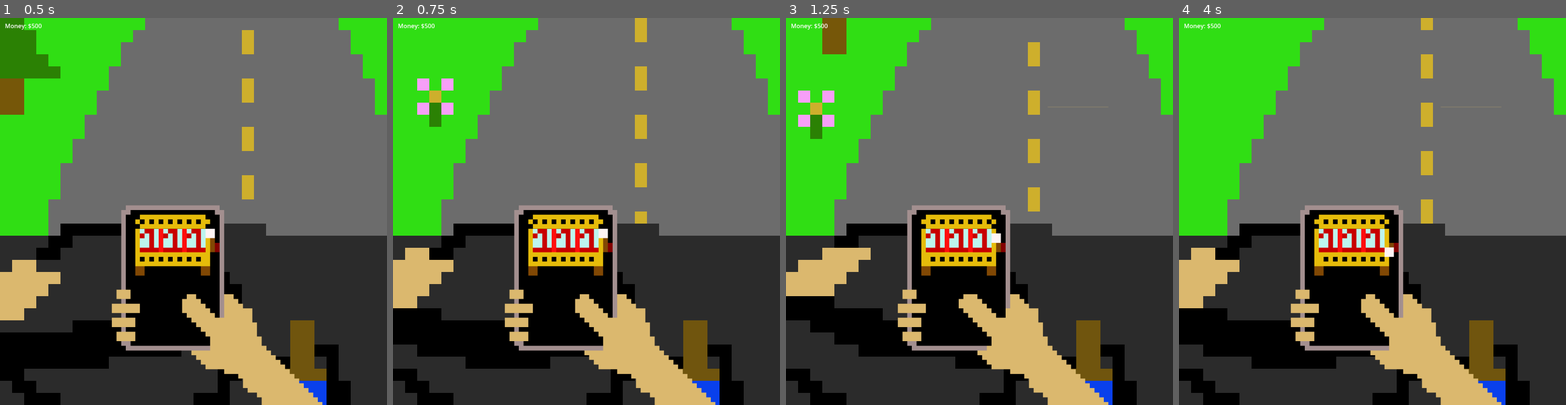
Above: before the commit, frames 1-4 (left to right).
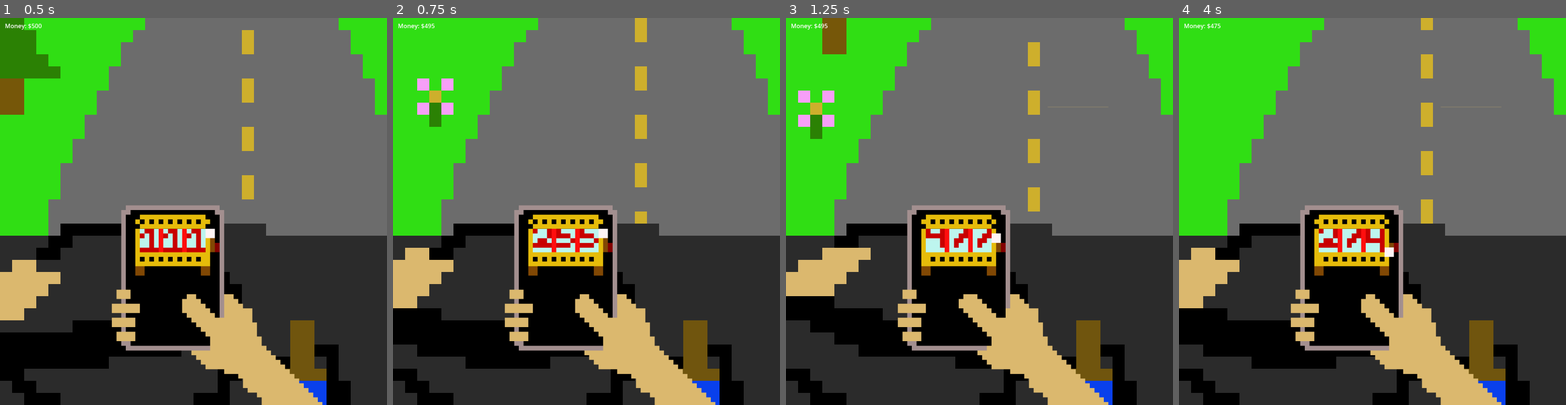
Above: after the commit, the same moments.

Repository: airo4858/we_love_gambling
Game: Godot game, scene res://main.tscn
Same seed, same stepped clock (60 frames per second), same inputs: the game is played once before the commit and once after it.
Inputs (mouse positions are in pixels of both pictures, inside the frame that each line leads up to):
- Up to frame 1 (0.5 s): no input
- Up to frame 2 (0.75 s): move the mouse to (671, 192) at 0.52 s; click (671, 192) at 0.67 s
- Up to frame 3 (1.25 s): no input
- Up to frame 4 (4 s): move the mouse to (1295, 230) at 1.27 s; click (1295, 230) at 1.42 s; move the mouse to (1411, 126) at 2.02 s; click (1411, 126) at 2.17 s; move the mouse to (1353, 288) at 2.77 s; click (1353, 288) at 2.92 s; move the mouse to (1488, 269) at 3.52 s; click (1488, 269) at 3.67 s

Frame 1 is identical in both runs. In frame 2, 0.6% of the frame differs, in the area x 8-54%, y 1-61%; in frame 3, 0.6%; in frame 4, 0.7%.

Commit message:
working slot animation

Diff:
--- /dev/null
+++ b/hud.gd
@@ -0,0 +1,7 @@
+extends CanvasLayer
+
+var money : int = 500
+
+func go_gambling(num : int):
+	money -= num
+	$Money.text = "Money: $" + str(money)
--- a/hud.tscn
+++ b/hud.tscn
@@ -1,8 +1,11 @@
-[gd_scene format=3 uid="uid://dlq41jbuqoxoh"]
+[gd_scene load_steps=2 format=3 uid="uid://dlq41jbuqoxoh"]
+
+[ext_resource type="Script" path="res://hud.gd" id="1_h7v1e"]
 
 [node name="HUD" type="CanvasLayer"]
+script = ExtResource("1_h7v1e")
 
-[node name="Label" type="Label" parent="."]
+[node name="Money" type="Label" parent="."]
 offset_left = 13.0
 offset_top = 9.0
 offset_right = 124.0
--- a/main.gd
+++ b/main.gd
@@ -3,14 +3,66 @@
 var slot1_number: int
 var slot2_number: int
 var slot3_number: int
+var gambling_state : bool = true
+@export var money : int = 500
 
 func _input(event):
 	if (event is InputEventMouseButton):
-		slot1_number = randf()*7
-		slot2_number = randf()*7
-		slot3_number = randf()*7
-		get_node("Phone").get_node("AnimationPhone").play("yes_gambling")
+		if (event.button_index == 1 and event.is_pressed()):
+			if gambling_state:
+				gambling_state = false
+				slot1_number = randf()*7
+				slot2_number = randf()*7
+				slot3_number = randf()*7
+				get_node("Phone").get_node("AnimationPhone").play("yes_gambling")
+				get_tree().get_root().get_node("Main/HUD").go_gambling(5)
+				#SLOT 1
+				if (slot1_number == 1):
+					get_node("Slot1").get_node("AnimationSlots").play("running_1")
+				elif (slot1_number == 2):
+					get_node("Slot1").get_node("AnimationSlots").play("running_2")
+				elif (slot1_number == 3):
+					get_node("Slot1").get_node("AnimationSlots").play("running_3")
+				elif (slot1_number == 4):
+					get_node("Slot1").get_node("AnimationSlots").play("running_4")
+				elif (slot1_number == 5):
+					get_node("Slot1").get_node("AnimationSlots").play("running_5")
+				elif (slot1_number == 6):
+					get_node("Slot1").get_node("AnimationSlots").play("running_6")
+				elif (slot1_number == 7):
+					get_node("Slot1").get_node("AnimationSlots").play("running_7")
+				#SLOT 2
+				if (slot2_number == 1):
+					get_node("Slot2").get_node("AnimationSlots").play("running_1")
+				elif (slot2_number == 2):
+					get_node("Slot2").get_node("AnimationSlots").play("running_2")
+				elif (slot2_number == 3):
+					get_node("Slot2").get_node("AnimationSlots").play("running_3")
+				elif (slot2_number == 4):
+					get_node("Slot2").get_node("AnimationSlots").play("running_4")
+				elif (slot2_number == 5):
+					get_node("Slot2").get_node("AnimationSlots").play("running_5")
+				elif (slot2_number == 6):
+					get_node("Slot2").get_node("AnimationSlots").play("running_6")
+				elif (slot2_number == 7):
+					get_node("Slot2").get_node("AnimationSlots").play("running_7")
+				#SLOT 3
+				if (slot3_number == 1):
+					get_node("Slot3").get_node("AnimationSlots").play("running_1")
+				elif (slot3_number == 2):
+					get_node("Slot3").get_node("AnimationSlots").play("running_2")
+				elif (slot3_number == 3):
+					get_node("Slot3").get_node("AnimationSlots").play("running_3")
+				elif (slot3_number == 4):
+					get_node("Slot3").get_node("AnimationSlots").play("running_4")
+				elif (slot3_number == 5):
+					get_node("Slot3").get_node("AnimationSlots").play("running_5")
+				elif (slot3_number == 6):
+					get_node("Slot3").get_node("AnimationSlots").play("running_6")
+				elif (slot3_number == 7):
+					get_node("Slot3").get_node("AnimationSlots").play("running_7")
 
+				gambling_state = true
 
 func _process(_delta):
 	$AnimationBackground.play("basic_driving")
--- a/main.tscn
+++ b/main.tscn
@@ -5,6 +5,57 @@
 [ext_resource type="PackedScene" uid="uid://6raoth6r1eah" path="res://phone.tscn" id="3_5yekr"]
 [ext_resource type="PackedScene" uid="uid://cyu1rhlco2pfl" path="res://numbers.tscn" id="4_vvw5d"]
 [ext_resource type="PackedScene" uid="uid://dlq41jbuqoxoh" path="res://hud.tscn" id="5_pmxti"]
+
+[sub_resource type="Animation" id="Animation_556iv"]
+length = 0.001
+tracks/0/type = "value"
+tracks/0/imported = false
+tracks/0/enabled = true
+tracks/0/path = NodePath("Background:texture")
+tracks/0/interp = 1
+tracks/0/loop_wrap = true
+tracks/0/keys = {
+"times": PackedFloat32Array(0),
+"transitions": PackedFloat32Array(1),
+"update": 1,
+"values": [ExtResource("1_nnwh0")]
+}
+tracks/1/type = "value"
+tracks/1/imported = false
+tracks/1/enabled = true
+tracks/1/path = NodePath("Background:hframes")
+tracks/1/interp = 1
+tracks/1/loop_wrap = true
+tracks/1/keys = {
+"times": PackedFloat32Array(0),
+"transitions": PackedFloat32Array(1),
+"update": 1,
+"values": [1]
+}
+tracks/2/type = "value"
+tracks/2/imported = false
+tracks/2/enabled = true
+tracks/2/path = NodePath("Background:vframes")
+tracks/2/interp = 1
+tracks/2/loop_wrap = true
+tracks/2/keys = {
+"times": PackedFloat32Array(0),
+"transitions": PackedFloat32Array(1),
+"update": 1,
+"values": [12]
+}
+tracks/3/type = "value"
+tracks/3/imported = false
+tracks/3/enabled = true
+tracks/3/path = NodePath("Background:frame")
+tracks/3/interp = 1
+tracks/3/loop_wrap = true
+tracks/3/keys = {
+"times": PackedFloat32Array(0),
+"transitions": PackedFloat32Array(1),
+"update": 1,
+"values": [0]
+}
 
 [sub_resource type="Animation" id="Animation_o8q3q"]
 resource_name = "basic_driving"
@@ -59,57 +110,6 @@
 "values": [0, 1, 2, 3, 4, 5, 6, 7, 8, 9, 10, 11]
 }
 
-[sub_resource type="Animation" id="Animation_556iv"]
-length = 0.001
-tracks/0/type = "value"
-tracks/0/imported = false
-tracks/0/enabled = true
-tracks/0/path = NodePath("Background:texture")
-tracks/0/interp = 1
-tracks/0/loop_wrap = true
-tracks/0/keys = {
-"times": PackedFloat32Array(0),
-"transitions": PackedFloat32Array(1),
-"update": 1,
-"values": [ExtResource("1_nnwh0")]
-}
-tracks/1/type = "value"
-tracks/1/imported = false
-tracks/1/enabled = true
-tracks/1/path = NodePath("Background:hframes")
-tracks/1/interp = 1
-tracks/1/loop_wrap = true
-tracks/1/keys = {
-"times": PackedFloat32Array(0),
-"transitions": PackedFloat32Array(1),
-"update": 1,
-"values": [1]
-}
-tracks/2/type = "value"
-tracks/2/imported = false
-tracks/2/enabled = true
-tracks/2/path = NodePath("Background:vframes")
-tracks/2/interp = 1
-tracks/2/loop_wrap = true
-tracks/2/keys = {
-"times": PackedFloat32Array(0),
-"transitions": PackedFloat32Array(1),
-"update": 1,
-"values": [12]
-}
-tracks/3/type = "value"
-tracks/3/imported = false
-tracks/3/enabled = true
-tracks/3/path = NodePath("Background:frame")
-tracks/3/interp = 1
-tracks/3/loop_wrap = true
-tracks/3/keys = {
-"times": PackedFloat32Array(0),
-"transitions": PackedFloat32Array(1),
-"update": 1,
-"values": [0]
-}
-
 [sub_resource type="AnimationLibrary" id="AnimationLibrary_ep53v"]
 _data = {
 "RESET": SubResource("Animation_556iv"),
@@ -122,7 +122,6 @@
 
 [node name="Background" type="Sprite2D" parent="."]
 position = Vector2(512, 509)
-scale = Vector2(1, 1)
 texture = ExtResource("1_nnwh0")
 vframes = 12
 
--- a/numbers.tscn
+++ b/numbers.tscn
@@ -1,61 +1,61 @@
 [gd_scene load_steps=18 format=3 uid="uid://cyu1rhlco2pfl"]
 
 [ext_resource type="Texture2D" uid="uid://d2nkkvvijcl36" path="res://NumberSlot1.png" id="1_moq6k"]
+
+[sub_resource type="Animation" id="Animation_rchr0"]
+length = 0.001
+tracks/0/type = "value"
+tracks/0/imported = false
+tracks/0/enabled = true
+tracks/0/path = NodePath("NumbersSprite:texture")
+tracks/0/interp = 1
+tracks/0/loop_wrap = true
+tracks/0/keys = {
+"times": PackedFloat32Array(0),
+"transitions": PackedFloat32Array(1),
+"update": 1,
+"values": [ExtResource("1_moq6k")]
+}
+tracks/1/type = "value"
+tracks/1/imported = false
+tracks/1/enabled = true
+tracks/1/path = NodePath("NumbersSprite:hframes")
+tracks/1/interp = 1
+tracks/1/loop_wrap = true
+tracks/1/keys = {
+"times": PackedFloat32Array(0),
+"transitions": PackedFloat32Array(1),
+"update": 1,
+"values": [1]
+}
+tracks/2/type = "value"
+tracks/2/imported = false
+tracks/2/enabled = true
+tracks/2/path = NodePath("NumbersSprite:vframes")
+tracks/2/interp = 1
+tracks/2/loop_wrap = true
+tracks/2/keys = {
+"times": PackedFloat32Array(0),
+"transitions": PackedFloat32Array(1),
+"update": 1,
+"values": [43]
+}
+tracks/3/type = "value"
+tracks/3/imported = false
+tracks/3/enabled = true
+tracks/3/path = NodePath("NumbersSprite:frame")
+tracks/3/interp = 1
+tracks/3/loop_wrap = true
+tracks/3/keys = {
+"times": PackedFloat32Array(0),
+"transitions": PackedFloat32Array(1),
+"update": 1,
+"values": [0]
+}
 
 [sub_resource type="Animation" id="Animation_1onc6"]
 resource_name = "idle_1"
 step = 0.0416667
-tracks/0/type = "value"
-tracks/0/imported = false
-tracks/0/enabled = true
-tracks/0/path = NodePath("NumbersSprite:texture")
-tracks/0/interp = 1
-tracks/0/loop_wrap = true
-tracks/0/keys = {
-"times": PackedFloat32Array(0),
-"transitions": PackedFloat32Array(1),
-"update": 1,
-"values": [ExtResource("1_moq6k")]
-}
-tracks/1/type = "value"
-tracks/1/imported = false
-tracks/1/enabled = true
-tracks/1/path = NodePath("NumbersSprite:hframes")
-tracks/1/interp = 1
-tracks/1/loop_wrap = true
-tracks/1/keys = {
-"times": PackedFloat32Array(0),
-"transitions": PackedFloat32Array(1),
-"update": 1,
-"values": [1]
-}
-tracks/2/type = "value"
-tracks/2/imported = false
-tracks/2/enabled = true
-tracks/2/path = NodePath("NumbersSprite:vframes")
-tracks/2/interp = 1
-tracks/2/loop_wrap = true
-tracks/2/keys = {
-"times": PackedFloat32Array(0),
-"transitions": PackedFloat32Array(1),
-"update": 1,
-"values": [43]
-}
-tracks/3/type = "value"
-tracks/3/imported = false
-tracks/3/enabled = true
-tracks/3/path = NodePath("NumbersSprite:frame")
-tracks/3/interp = 1
-tracks/3/loop_wrap = true
-tracks/3/keys = {
-"times": PackedFloat32Array(0),
-"transitions": PackedFloat32Array(1),
-"update": 1,
-"values": [0]
-}
-
-[sub_resource type="Animation" id="Animation_rchr0"]
-length = 0.001
 tracks/0/type = "value"
 tracks/0/imported = false
 tracks/0/enabled = true
--- a/phone.tscn
+++ b/phone.tscn
@@ -2,10 +2,8 @@
 
 [ext_resource type="Texture2D" uid="uid://hj6hdvra6e8k" path="res://drivingNGambling.png" id="1_vyckw"]
 
-[sub_resource type="Animation" id="Animation_uxcxl"]
-resource_name = "no_gambling"
-loop_mode = 1
-step = 0.142857
+[sub_resource type="Animation" id="Animation_lsbg0"]
+length = 0.001
 tracks/0/type = "value"
 tracks/0/imported = false
 tracks/0/enabled = true
@@ -55,8 +53,10 @@
 "values": [0]
 }
 
-[sub_resource type="Animation" id="Animation_lsbg0"]
-length = 0.001
+[sub_resource type="Animation" id="Animation_uxcxl"]
+resource_name = "no_gambling"
+loop_mode = 1
+step = 0.142857
 tracks/0/type = "value"
 tracks/0/imported = false
 tracks/0/enabled = true
